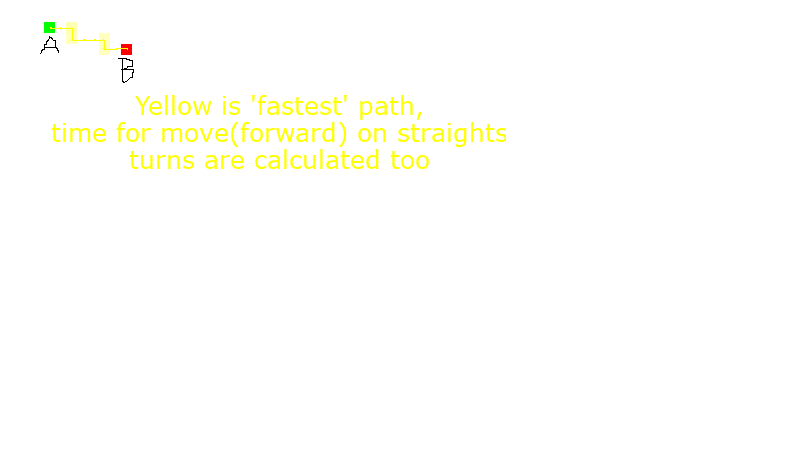
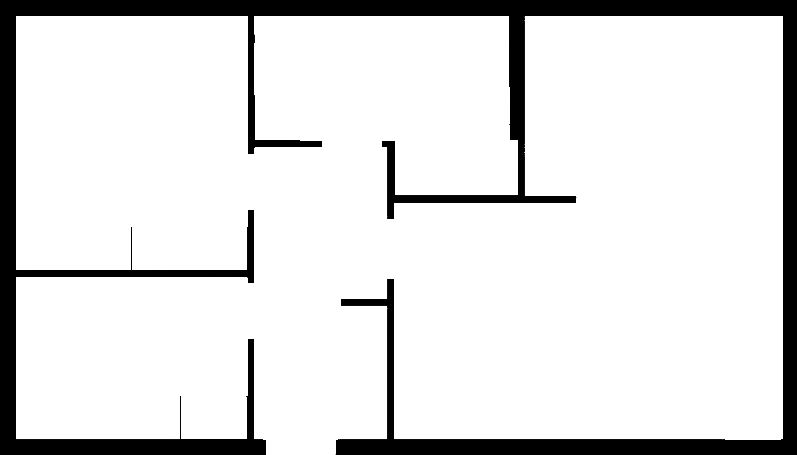
Layers edited between the first and the second 797 x 455 image:
hid "layer", painted on it over [33, 11, 506, 169]
showed "Layer", painted on it over [0, 0, 797, 455]
